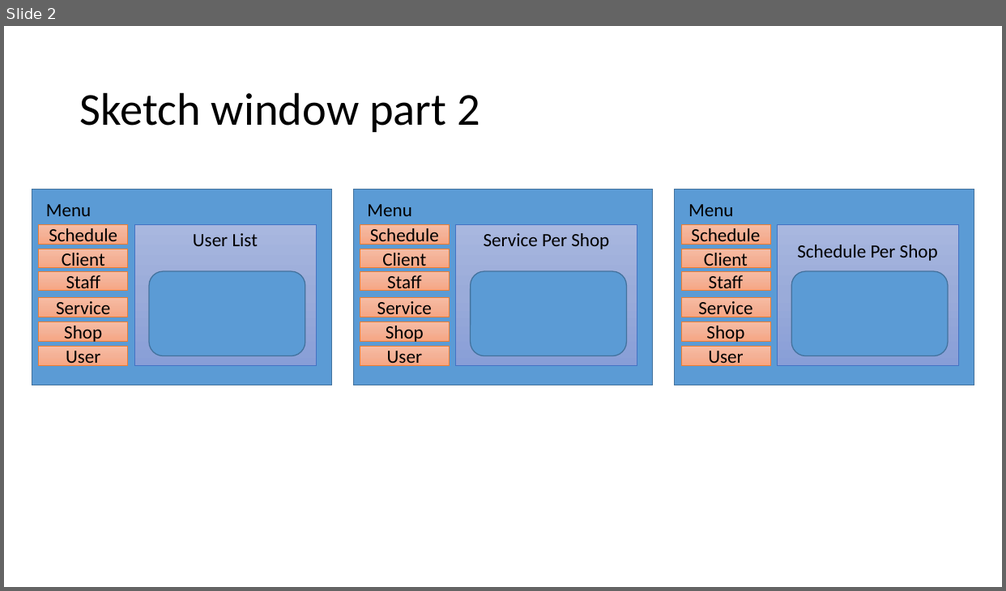
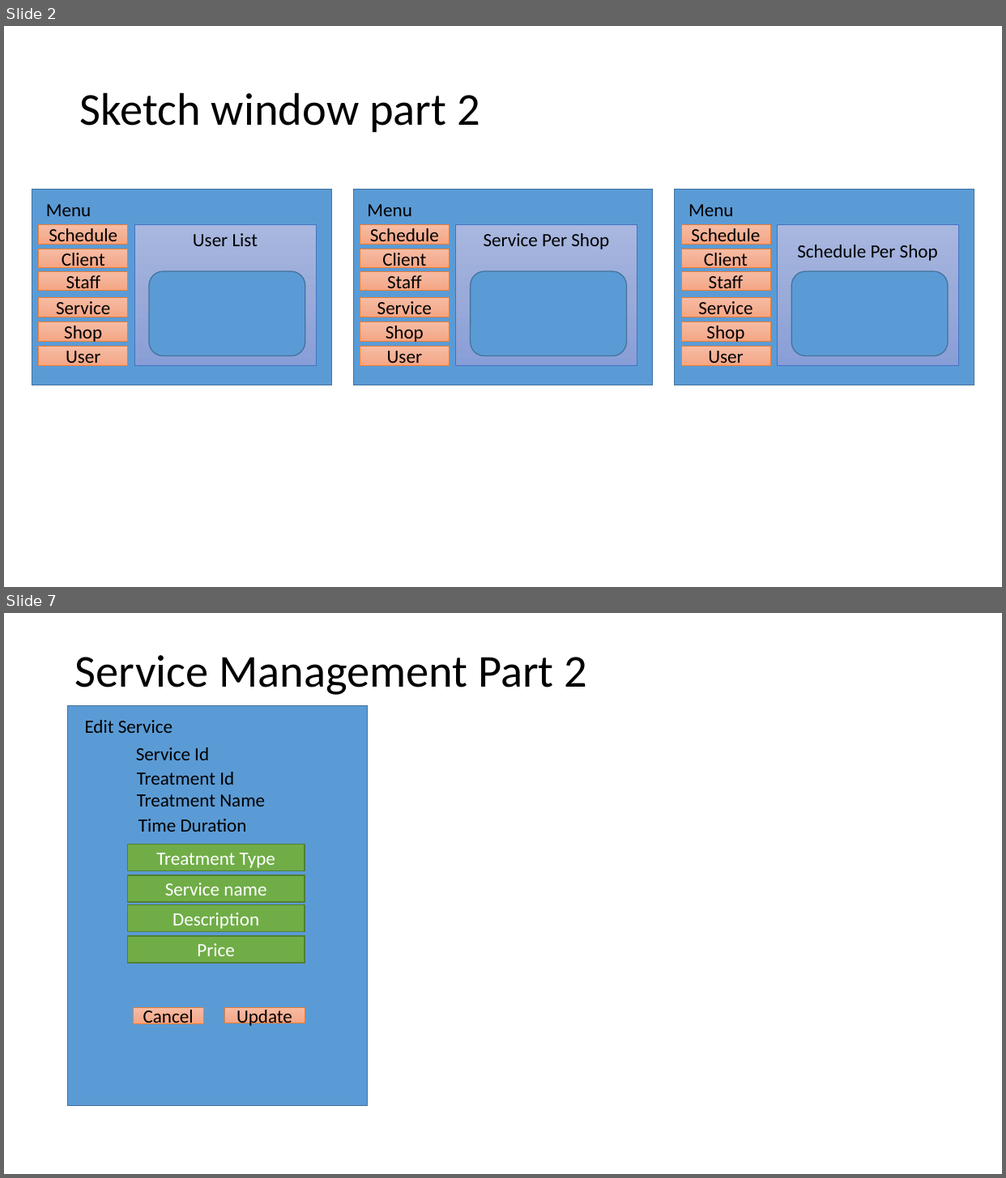
Before and after one commit to SnowFox108/HerbAppointment, a slide deck: SupportFiles/Documents/SketchFlow.pptx. Shown one above the other, each under a label of ours: slide 2 before the commit, slides 2 and 7 after it; the slides between them are not shown. The pictures are 1006x591 and 1006x1178 pixels, drawn with LibreOffice and Linux fonts; fonts in the diff are those of the drawing. Boxes give left, top, right and bottom in pixels: in the first picture for what was removed or moved away, otherwise in the second. Text is boxed around its words. In the diff, an @@ line names an element or a change of style, - is before the commit and + after.

```diff
--- a/SupportFiles/Documents/SketchFlow.pptx
+++ b/SupportFiles/Documents/SketchFlow.pptx
@@ slide 7 added at (x1=4, y1=613, x2=1002, y2=1174), background #FFFFFF @@
@@ title added at (x1=75, y1=655, x2=588, y2=695), 44 pt, text #000000 @@
+Service Management Part 2
@@ rectangle added at (x1=68, y1=706, x2=367, y2=1105), fill #5B9BD5, outline #43739E 1 pt @@
@@ text added at (x1=85, y1=720, x2=172, y2=733), 18 pt, text #000000 @@
+Edit Service
@@ text added at (x1=136, y1=747, x2=209, y2=760), 18 pt, text #000000 @@
+Service Id
@@ text added at (x1=137, y1=772, x2=234, y2=785), 18 pt, text #000000 @@
+Treatment Id
@@ text added at (x1=137, y1=794, x2=265, y2=807), 18 pt, text #000000 @@
+Treatment Name
@@ text added at (x1=138, y1=819, x2=247, y2=832), 18 pt, text #000000 @@
+Time Duration
@@ rectangle added at (x1=127, y1=845, x2=305, y2=871), fill #70AD47, outline #538035 1 pt, 18 pt, text #FFFFFF @@
+Treatment Type
@@ rectangle added at (x1=127, y1=875, x2=305, y2=903), fill #70AD47, outline #538035 1 pt, 18 pt, text #FFFFFF @@
+Service name
@@ rectangle added at (x1=127, y1=905, x2=305, y2=932), fill #70AD47, outline #538035 1 pt, 18 pt, text #FFFFFF @@
+Description
@@ rectangle added at (x1=127, y1=936, x2=305, y2=964), fill #70AD47, outline #538035 1 pt, 18 pt, text #FFFFFF @@
+Price
@@ rectangle added at (x1=133, y1=1008, x2=203, y2=1024), fill gradient #F7BDA5 to #F5B196 to #F8A582, outline #ED7D31 0.5 pt, 18 pt, text #000000 @@
+Cancel
@@ rectangle added at (x1=224, y1=1007, x2=305, y2=1023), fill gradient #F7BDA5 to #F5B196 to #F8A582, outline #ED7D31 0.5 pt, 18 pt, text #000000 @@
+Update
```
Also in this commit, not shown: 1 slide changed, 5 other slides added, 2 other files.
